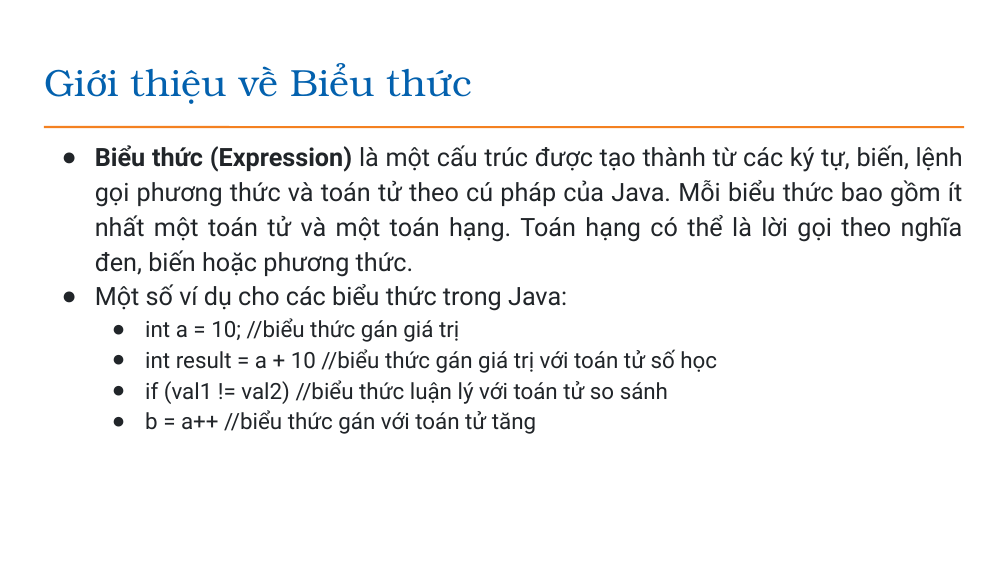
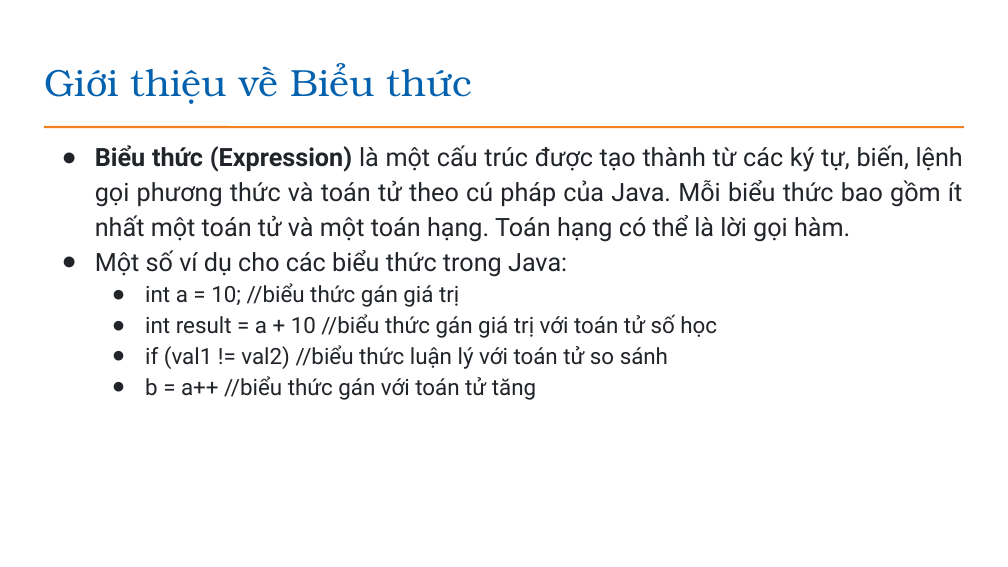
Before and after one commit to EdisonTechnologyAcademy/Java---Construction, a slide deck: slide 4 of presentations/Bài 3_Cac phep toan va bieu thuc.pptx. Drawn at 1008x567 pixels with LibreOffice and Linux fonts; fonts in the diff are those of the drawing; background and template pictures are left out. Boxes give left, top, right and bottom in pixels: in the first picture for what was removed or moved away, otherwise in the second. Text is boxed around its words. In the diff, an @@ line names an element or a change of style, - is before the commit and + after.

Commit message:
Update Presentation

```diff
--- a/presentations/Bài 3_Cac phep toan va bieu thuc.pptx
+++ b/presentations/Bài 3_Cac phep toan va bieu thuc.pptx
@@ text at [95,145,963,242]: text changed @@
-● Biểu thức (Expression) là một cấu trúc được tạo thành từ các ký tự, biến, lệnh gọi phương thức và toán tử theo cú pháp của Java. Mỗi biểu thức bao gồm ít nhất một toán tử và một toán hạng. Toán hạng có thể là lời gọi theo nghĩa đen, biến hoặc phương thức.
+● Biểu thức (Expression) là một cấu trúc được tạo thành từ các ký tự, biến, lệnh gọi phương thức và toán tử theo cú pháp của Java. Mỗi biểu thức bao gồm ít nhất một toán tử và một toán hạng. Toán hạng có thể là lời gọi hàm.
```
Also in this commit, not shown: 1 other slide changed, 4 slides added, 19 other files.
